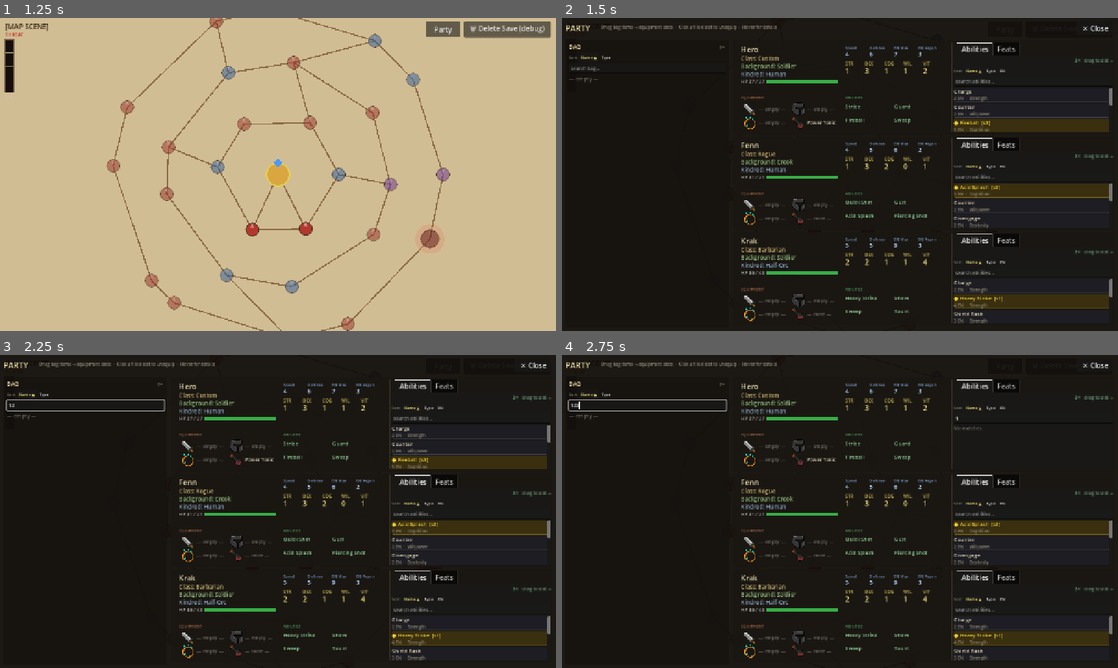
Above: before the commit, frames 1-4 (two rows, left to right).
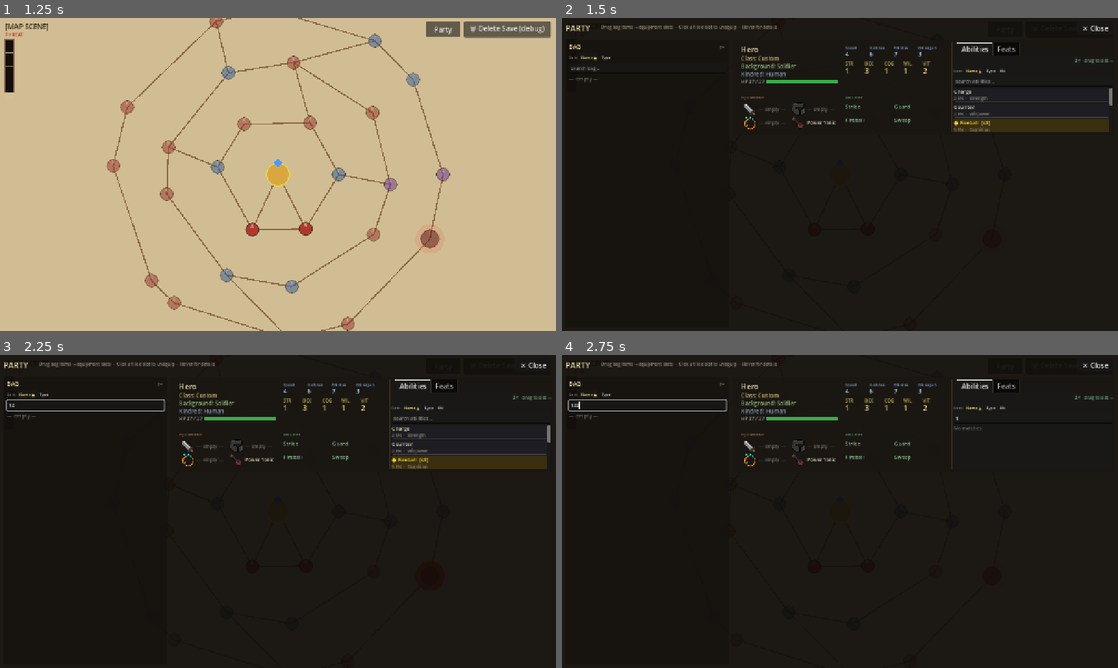
Above: after the commit, the same moments.

Repository: caleb-the-dev/RogueFinder
Game: Godot game, scene res://main.tscn
Same seed, same stepped clock (60 frames per second), same inputs: the game is played once before the commit and once after it.
Inputs (mouse positions are in pixels of both pictures, inside the frame that each line leads up to):
- Up to frame 1 (1.25 s): click "Start New Run" at 0.5 s
- Up to frame 2 (1.5 s): click "Party" at 1.25 s
- Up to frame 3 (2.25 s): click (83, 405) at 2.02 s; type "12" at 2.1 s
- Up to frame 4 (2.75 s): click (1034, 417) at 2.25 s; type "12" at 2.33 s

Frame 1 is identical in both runs. In frame 2, 6.2% of the frame differs, in the area x 32-100%, y 38-98%; in frame 3, 6.2%; in frame 4, 6.2%.

Commit message:
refactor(game-state): init_party spawns PC only — allies removed (B1)

Diff:
--- a/rogue-finder/scripts/globals/GameState.gd
+++ b/rogue-finder/scripts/globals/GameState.gd
@@ -42,14 +42,13 @@
 			return true
 	return false
 
-## Populates party with the PC + 2 allies. Guard ensures it is idempotent — safe to
+## Populates party with a default PC. Guard ensures it is idempotent — safe to
 ## call from MapManager._ready() after load_save() regardless of save state.
+## After character creation is live this path fires only as a safety fallback.
 func init_party() -> void:
 	if not party.is_empty():
 		return
 	party.append(ArchetypeLibrary.create("RogueFinder", "Hero", true))
-	party.append(ArchetypeLibrary.create("archer_bandit", "", true))
-	party.append(ArchetypeLibrary.create("grunt", "", true))
 
 # threat_level feeds into boss difficulty scaling — see Feature 8
 func get_threat_level() -> float:
